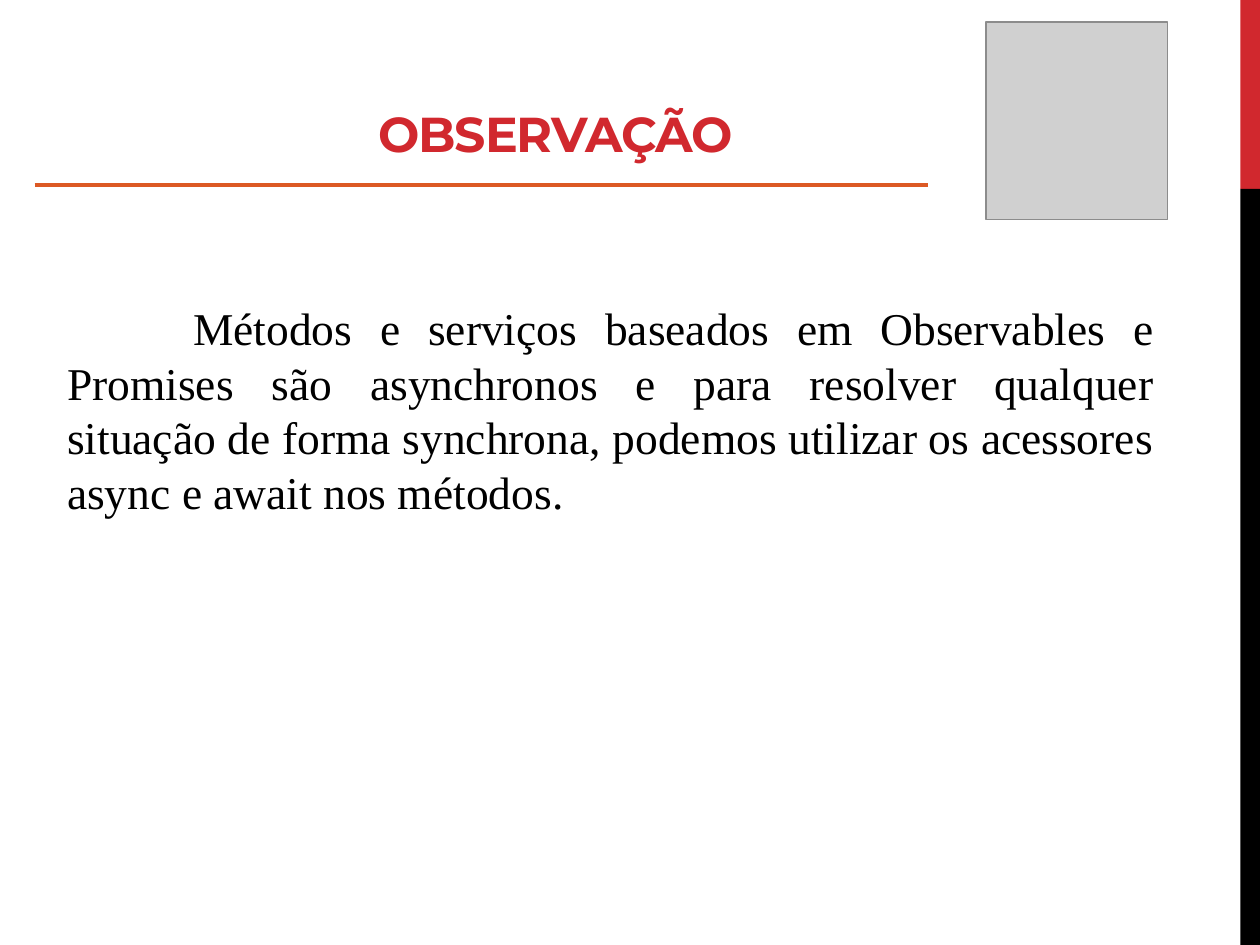
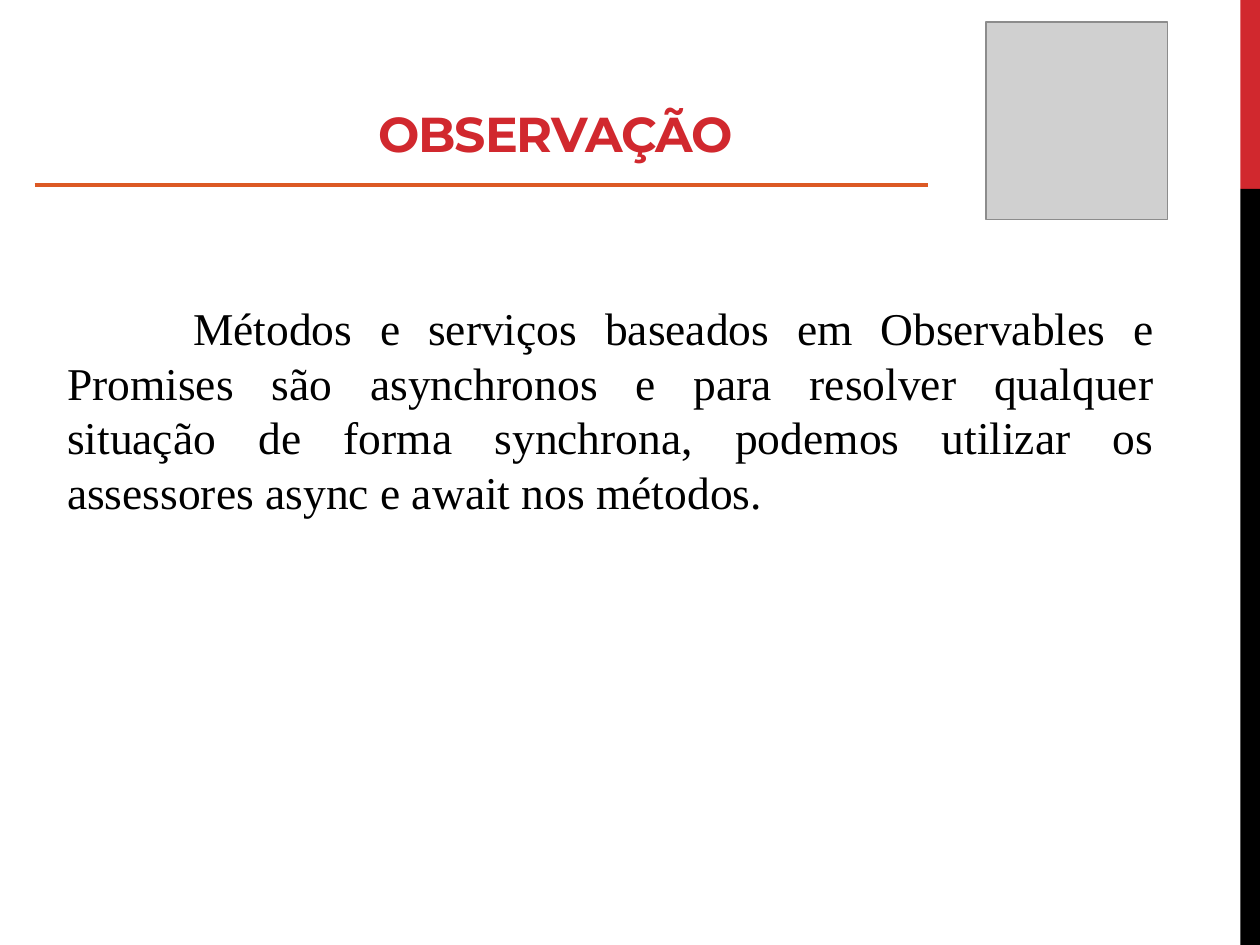
Before and after one commit to roney-amorim/workshop-angular, a slide deck: slide 10 of Módulo 2/Modulo 2.pptx. Drawn at 1260x945 pixels with LibreOffice and Linux fonts; fonts in the diff are those of the drawing; grey boxes stand for pictures. Boxes give left, top, right and bottom in pixels: in the first picture for what was removed or moved away, otherwise in the second. Text is boxed around its words. In the diff, an @@ line names an element or a change of style, - is before the commit and + after.

Commit message:
formatação apresentação módulo 2

```diff
--- a/Módulo 2/Modulo 2.pptx
+++ b/Módulo 2/Modulo 2.pptx
@@ text at (x1=67, y1=313, x2=1153, y2=518): text changed @@
-Métodos e serviços baseados em Observables e Promises são asynchronos e para resolver qualquer situação de forma synchrona, podemos utilizar os acessores async e await nos métodos.
+Métodos e serviços baseados em Observables e Promises são asynchronos e para resolver qualquer situação de forma synchrona, podemos utilizar os assessores async e await nos métodos.
```
Also in this commit, not shown: 15 other slides changed, 2 slides added, 2 slides removed, 7 other files.
